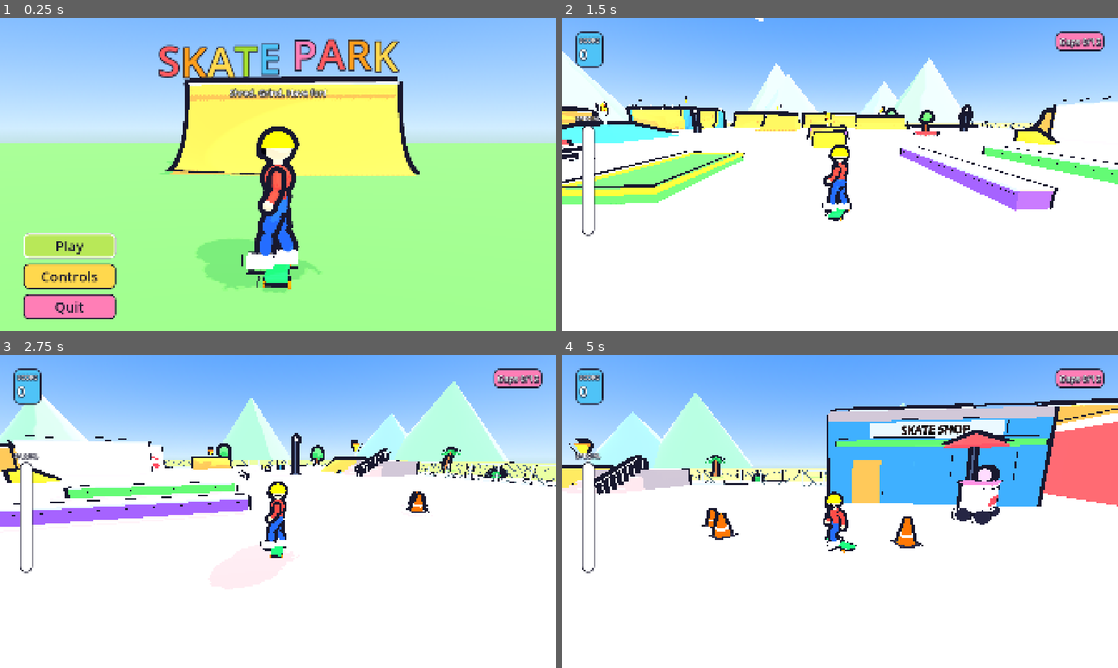
Above: before the commit, frames 1-4 (two rows, left to right).
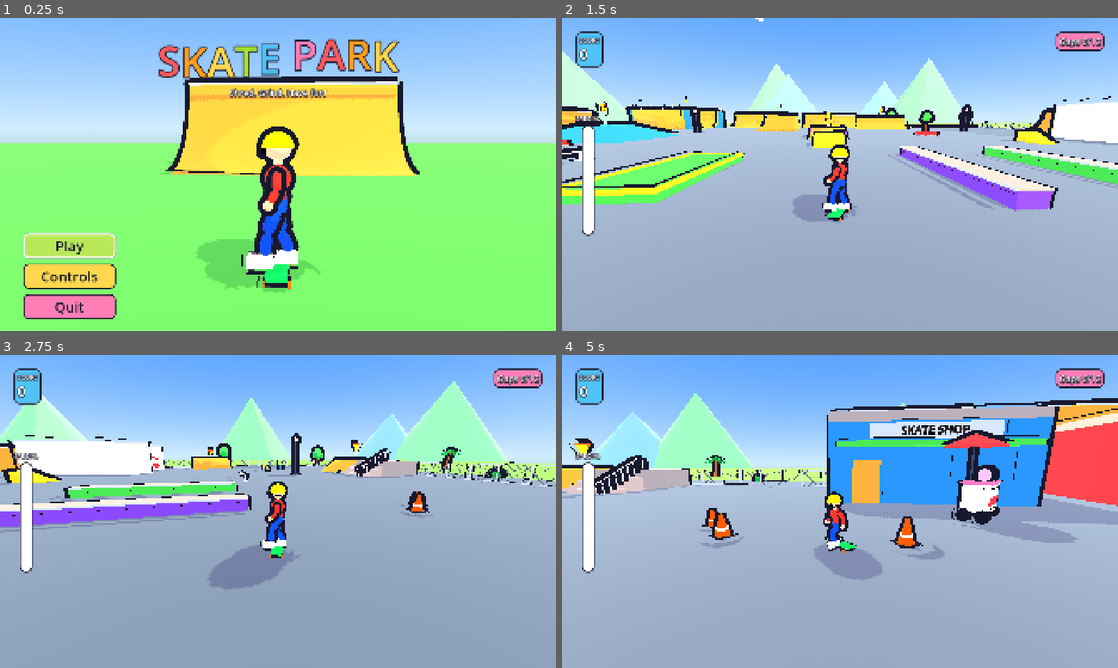
Above: after the commit, the same moments.

Repository: Proximo0/skate-park
Game: Godot game, scene res://game/ui/title_screen.tscn
Same seed, same stepped clock (60 frames per second), same inputs: the game is played once before the commit and once after it.
Inputs (mouse positions are in pixels of both pictures, inside the frame that each line leads up to):
- Up to frame 1 (0.25 s): no input
- Up to frame 2 (1.5 s): click "Play" at 0.5 s; tap Enter (ui_accept) at 1.25 s; move the mouse to (962, 158) at 1.27 s; hold D (move_right) from 1.28 s (still down); tap J (flip) at 1.35 s; click (962, 158) at 1.42 s
- Up to frame 3 (2.75 s): tap Enter (ui_accept) at 1.52, 2.27 s; move the mouse to (166, 527) at 2.02 s; release D (move_right) at 2.03 s; hold S (move_down) from 2.03 s (still down); tap K (grab) at 2.1 s
- Up to frame 4 (5 s): move the mouse to (895, 442) at 2.77 s; release S (move_down) at 2.78 s; hold D (move_right) 2.78-3.53 s; tap I (grind) at 2.85 s; move the mouse to (812, 574) at 3.52 s; hold W (move_up) 3.53-4.28 s; tap U (nollie) at 3.6 s; click (812, 574) at 3.67 s; tap Enter (ui_accept) at 3.77, 4.52 s; move the mouse to (1006, 558) at 4.27 s; hold A (move_left) from 4.28 s (still down); hold Space (ollie) from 4.28 s (still down)

The runs differ from the first frame. In frame 1, 60% of the frame differs, in the area x 0-100%, y 21-100%; in frame 2, 67%; in frame 3, 67%, in the area x 0-100%, y 8-100%; in frame 4, 64%.

Commit message:
Fix washed-out toon colours; darker ground slab; street ledge test float compare
Co-Authored-By: Claude Opus 5.5 (1M context) <noreply@anthropic.com>
Claude-Session: https://claude.ai/code/session_01RMKNZ8eeWwfnKNQaLfHv9F

Diff:
--- a/game/art/toon.gdshader
+++ b/game/art/toon.gdshader
@@ -33,9 +33,8 @@
 	float mid_band = smoothstep(mid_threshold - band_softness, mid_threshold + band_softness, lit);
 	float top_band = smoothstep(lit_threshold - band_softness, lit_threshold + band_softness, lit);
 
-	// Bands are built in display (gamma) space: the Compatibility custom light() output is not
-	// re-encoded, so a linear albedo would render too dark and oversaturated. pow 1/2.2 approximates sRGB encode.
-	vec3 base = pow(ALBEDO, vec3(1.0 / 2.2));
+	// Bands use the linear albedo directly; gamma-encoding it here washed big light surfaces out to white.
+	vec3 base = ALBEDO;
 	vec3 shadow_col = base * shadow_tint;
 	vec3 mid_col = base * mid_level;
 	vec3 toon_col = mix(shadow_col, mid_col, mid_band);
--- a/game/park/park.gd
+++ b/game/park/park.gd
@@ -50,6 +50,10 @@
 	add_child(sun)
 
 
+## Darker than PieceKit.CONCRETE: a big flat slab in full sun reads as white at the lighter grey.
+const GROUND := Color("7f8a96")
+
+
 func _ground() -> void:
 	# Concrete slab with a hole for the sunken bowl (x 22..36, z -38..-28); the bowl brings its own frame.
 	var y := -1.0
@@ -61,7 +65,7 @@
 		[Vector3(22.0, y, -28.0), Vector3(14.0, 1.0, outer + 28.0)],  # south of the bowl
 	]
 	for i: int in parts.size():
-		add_child(PieceKit.box(parts[i][0], parts[i][1], PieceKit.CONCRETE, "Ground%d" % i))
+		add_child(PieceKit.box(parts[i][0], parts[i][1], GROUND, "Ground%d" % i))
 	# a grassy ring outside the fence
 	add_child(PieceKit.box(Vector3(-120, -1.05, -120), Vector3(240, 1.0, 240), Color("8ad16b"), "Grass"))
 
